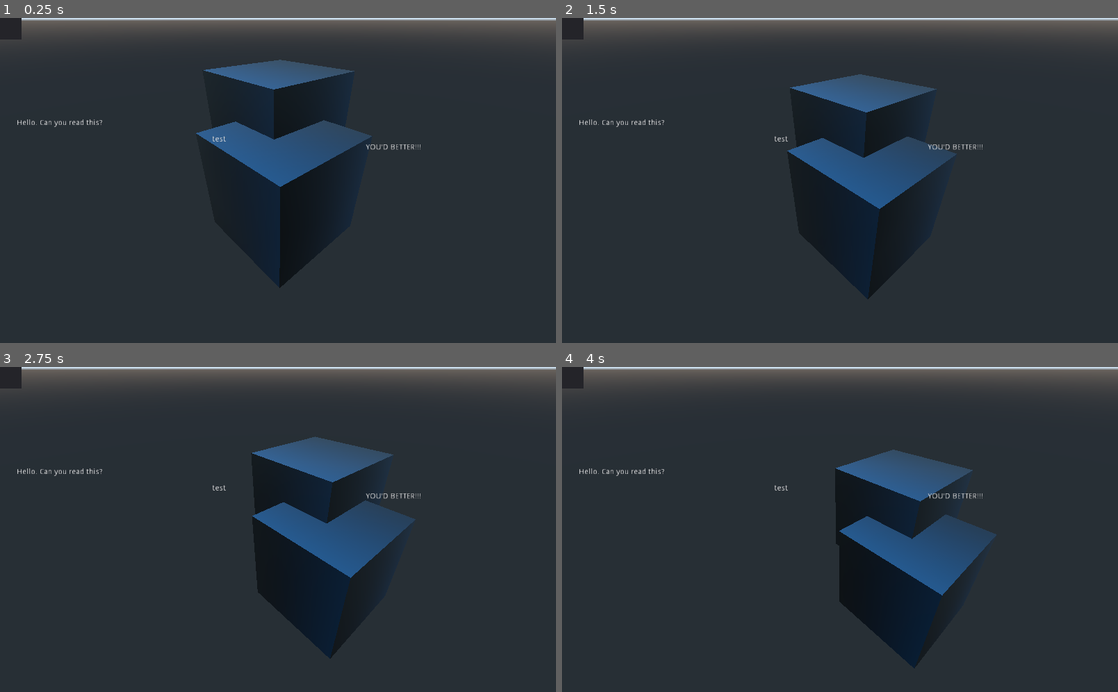
Above: before the commit, frames 1-4 (two rows, left to right).
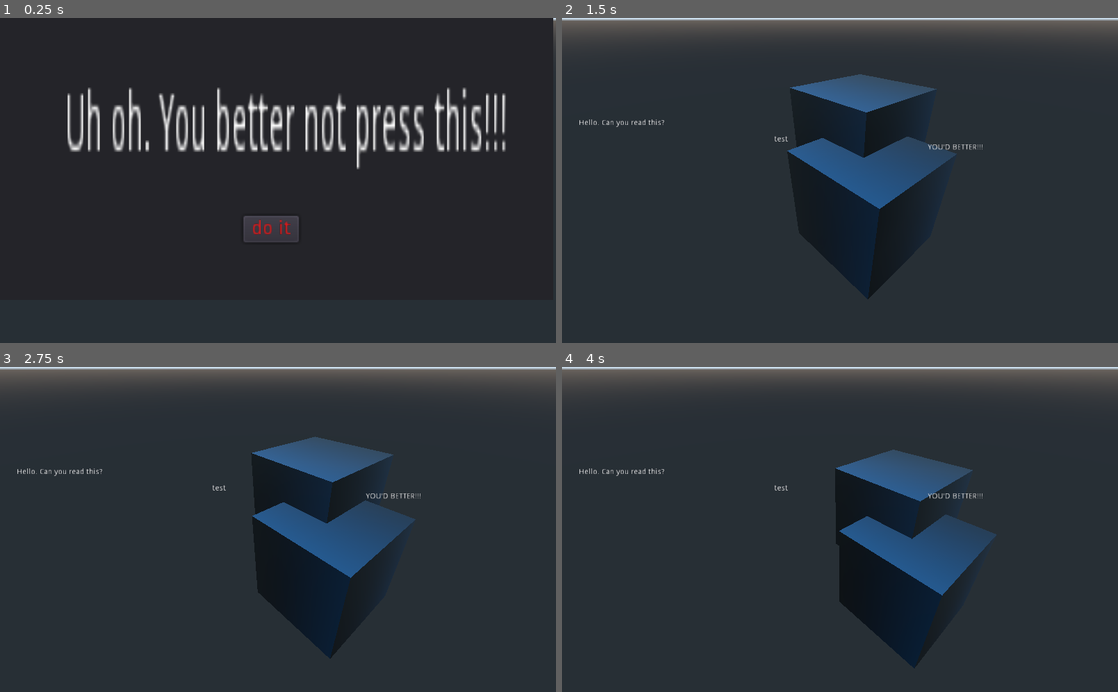
Above: after the commit, the same moments.

Repository: peter201943/GD-Test
Game: Godot game, scene res://Level.tscn
The game is run twice, just before and just after one commit, with the same random seed, the same clock (stepped at 60 frames per second) and the same inputs.
Inputs (mouse positions are in pixels of both pictures, inside the frame that each line leads up to):
- Up to frame 1 (0.25 s): no input
- Up to frame 2 (1.5 s): click (834, 229) at 0.5 s, where only the run after the commit has a clickable "do it"
- Up to frame 3 (2.75 s): no input
- Up to frame 4 (4 s): no input

The runs differ from the first frame. In frame 1, 16% of the frame differs, in the area x 0-100%, y 0-70%; in frame 2, 0.3%; in frame 3, 0.3%; in frame 4, 0.3%.

Commit message:
Look mah! A Menu!

Diff:
--- /dev/null
+++ b/DeleteMe.gd
@@ -0,0 +1,10 @@
+extends Panel
+
+
+
+func _ready():
+	pass
+
+
+func _on_Button_pressed():
+	self.get_parent().remove_child(self)
--- a/Level.tscn
+++ b/Level.tscn
@@ -1,7 +1,29 @@
-[gd_scene load_steps=3 format=2]
+[gd_scene load_steps=8 format=2]
 
 [ext_resource path="res://StutteringBox.tscn" type="PackedScene" id=1]
 [ext_resource path="res://TestText.gd" type="Script" id=2]
+[ext_resource path="res://DeleteMe.gd" type="Script" id=4]
+
+[sub_resource type="CanvasItemMaterial" id=1]
+
+[sub_resource type="StyleBoxFlat" id=2]
+bg_color = Color( 0.101961, 0.72549, 0.27451, 1 )
+border_width_left = 3
+border_width_top = 3
+border_width_right = 6
+border_width_bottom = 6
+border_color = Color( 0.0117647, 0.2, 0.67451, 1 )
+
+[sub_resource type="StyleBoxFlat" id=3]
+bg_color = Color( 0.109804, 0.945098, 0.0823529, 1 )
+
+[sub_resource type="GDScript" id=4]
+script/source = "extends Button
+
+func _ready():
+	pass
+
+"
 
 [node name="Level" type="Spatial"]
 __meta__ = {
@@ -29,9 +51,39 @@
 }
 
 [node name="TestMenu" type="Panel" parent="."]
-margin_right = 40.0
-margin_bottom = 40.0
+margin_right = 1019.0
+margin_bottom = 520.0
+script = ExtResource( 4 )
 __meta__ = {
 "_edit_use_anchors_": false,
 "_editor_description_": "A Panel to try pressing a button"
 }
+
+[node name="Label" type="Label" parent="TestMenu"]
+margin_left = 120.0
+margin_top = 128.0
+margin_right = 336.0
+margin_bottom = 150.0
+rect_scale = Vector2( 3.77778, 10.8333 )
+text = "Uh oh. You better not press this!!!"
+__meta__ = {
+"_editor_description_": "he he he"
+}
+
+[node name="Button" type="Button" parent="TestMenu"]
+material = SubResource( 1 )
+margin_left = 448.099
+margin_top = 364.892
+margin_right = 489.099
+margin_bottom = 384.892
+rect_scale = Vector2( 2.50471, 2.47445 )
+hint_tooltip = "AAAAAAAAAAAAAAAAAAAAAAAHHHHHHHHHHHHHHH!!!!!!!!!!!!!!!!!!!!!!!"
+custom_styles/hover = SubResource( 2 )
+custom_styles/pressed = SubResource( 3 )
+custom_colors/font_color = Color( 0.894118, 0.0901961, 0.0901961, 1 )
+text = "do it"
+script = SubResource( 4 )
+__meta__ = {
+"_editor_description_": "OMG no! NOOOO!!!!!"
+}
+[connection signal="pressed" from="TestMenu/Button" to="TestMenu" method="_on_Button_pressed"]
